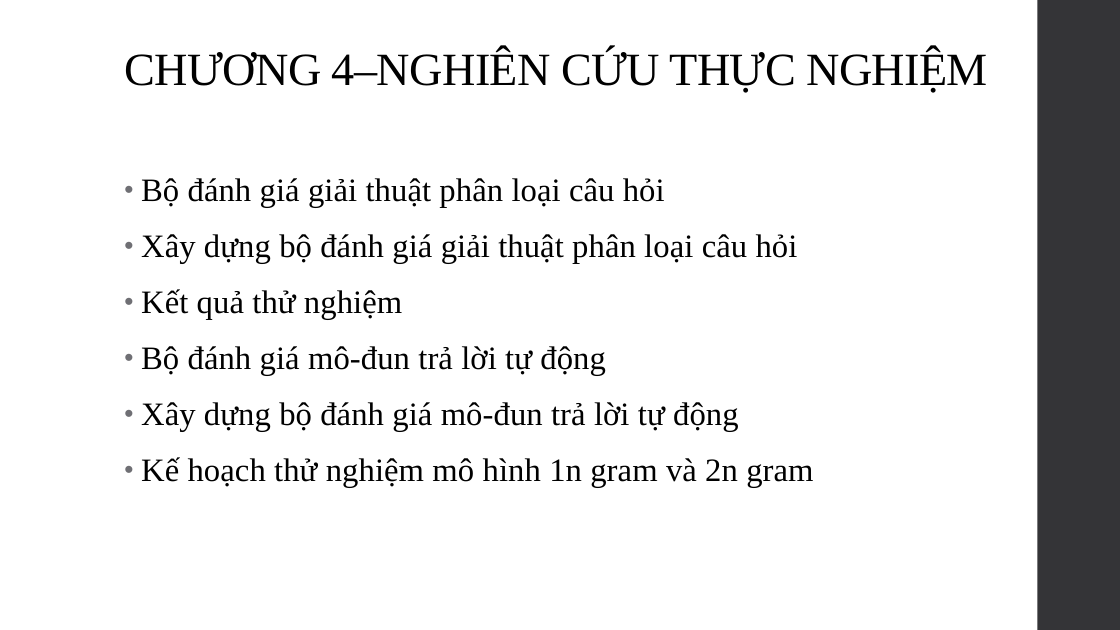
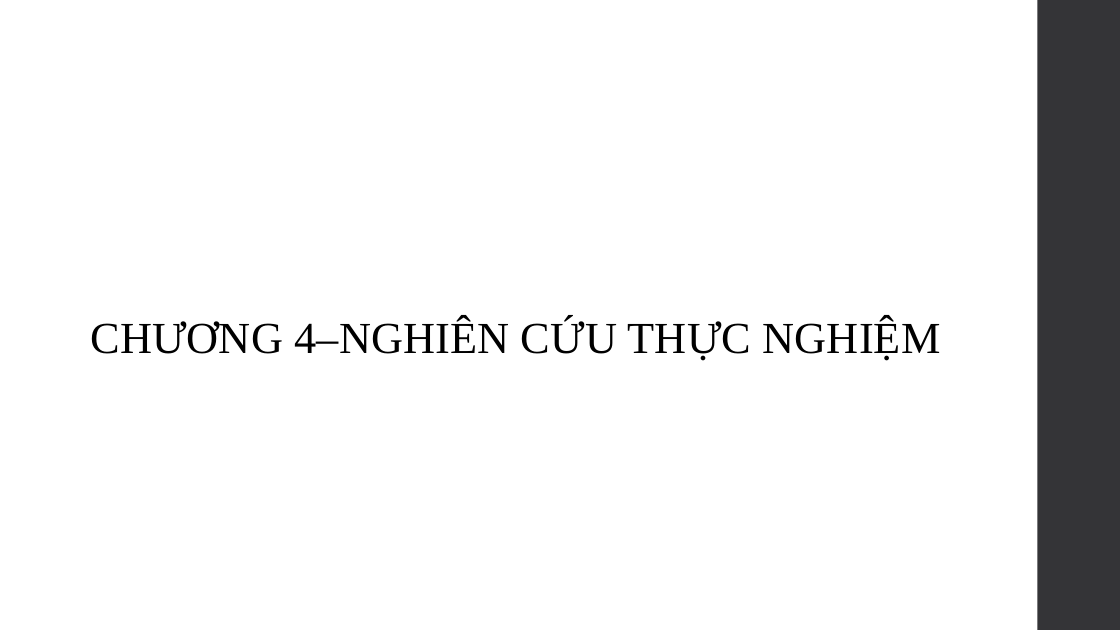
Before and after one commit to SaiGonSoftware/QA-Forum, a slide deck: slide 17 of Document/Baocao.pptx (slide 11 before the commit). Drawn at 1120x630 pixels with LibreOffice and Linux fonts; fonts in the diff are those of the drawing. Boxes give left, top, right and bottom in pixels: in the first picture for what was removed or moved away, otherwise in the second. Text is boxed around its words. In the diff, an @@ line names an element or a change of style, - is before the commit and + after.

```diff
--- a/Document/Baocao.pptx
+++ b/Document/Baocao.pptx
@@ title removed at (124,50,988,93) @@
-CHƯƠNG 4–NGHIÊN CỨU THỰC NGHIỆM
@@ text at (90,318,941,361): text changed; size 28 to 38 pt @@
-• Bộ đánh giá giải thuật phân loại câu hỏi
-• Xây dựng bộ đánh giá giải thuật phân loại câu hỏi
-• Kết quả thử nghiệm
-• Bộ đánh giá mô-đun trả lời tự động
-• Xây dựng bộ đánh giá mô-đun trả lời tự động
-• Kế hoạch thử nghiệm mô hình 1n gram và 2n gram
+CHƯƠNG 4–NGHIÊN CỨU THỰC NGHIỆM
```
Also in this commit, not shown: 9 other slides changed, 14 slides added, 2 slides removed, 16 other files.
